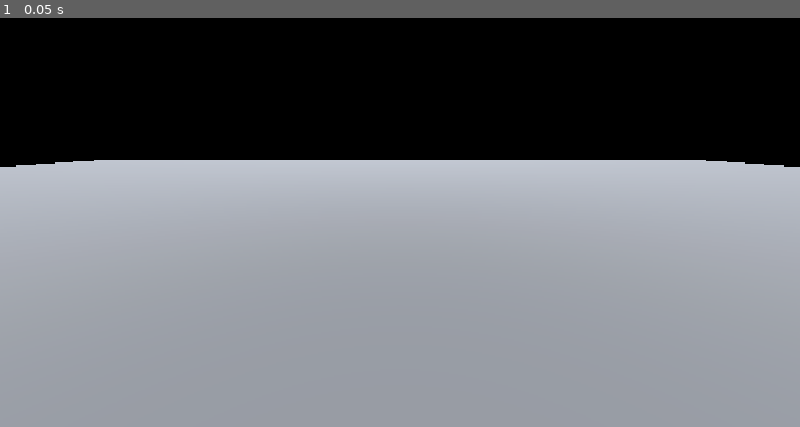
Above: before the commit, frame 1.
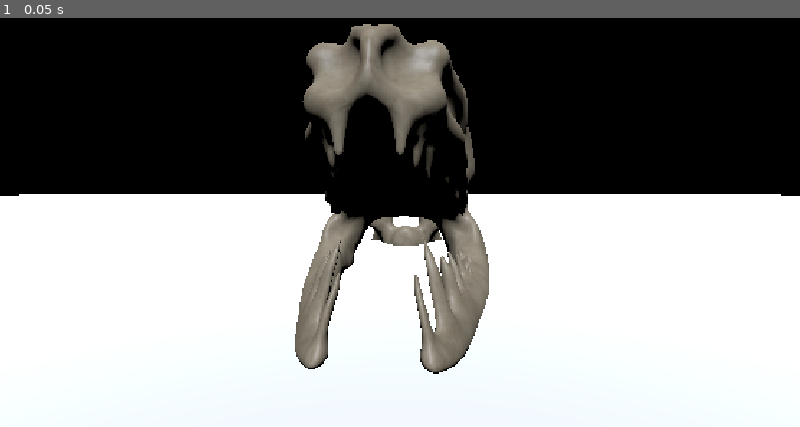
Above: after the commit, the same moment.

Repository: TheLavenderNarwhal/Mouse-Game-Repository
Game: Godot game, scene res://Mouse Game.tscn
Same seed, same stepped clock (60 frames per second), same inputs: the game is played once before the commit and once after it. Before the commit the project has no main scene; this scene is started directly in both runs.
Inputs:
- Up to frame 1 (0.05 s): no input

The runs differ from the first frame. In frame 1, 69% of the frame differs, in the area x 0-100%, y 1-100%.

Commit message:
3:05

Diff:
--- a/Mouse Game.tscn
+++ b/Mouse Game.tscn
@@ -1,4 +1,6 @@
 [gd_scene format=3 uid="uid://bo7rvjqf768sj"]
+
+[ext_resource type="PackedScene" uid="uid://d2jt8h0oor4yb" path="res://Giant Snake_TEXT.glb" id="1_s6mdv"]
 
 [sub_resource type="StandardMaterial3D" id="StandardMaterial3D_svtcy"]
 
@@ -16,7 +18,7 @@
 sky_custom_fov = 51.3
 sky_rotation = Vector3(-1.7296213, 0, 0)
 ambient_light_source = 3
-ambient_light_color = Color(0.78039217, 0.9098039, 0.7882353, 1)
+ambient_light_color = Color(0.78039217, 0.36078432, 0.7882353, 1)
 ambient_light_energy = 16.0
 reflected_light_source = 2
 glow_enabled = true
@@ -40,11 +42,15 @@
 environment = SubResource("Environment_bjcjn")
 
 [node name="Camera3D" type="Camera3D" parent="." unique_id=712034488]
-transform = Transform3D(1, 0, 0, 0, 0.97654796, 0.21530004, 0, -0.21530004, 0.97654796, 0, 1.8280386, 0)
+transform = Transform3D(1, 0, 0, 0, 0.9956356, 0.09332624, 0, -0.09332624, 0.9956356, 0, 1.9474348, 1.6422215)
+fov = 59.379005
 
 [node name="DirectionalLight3D" type="DirectionalLight3D" parent="." unique_id=1723107564]
 transform = Transform3D(1, 0, 0, 0, 0.55676603, 0.83066934, 0, -0.83066934, 0.55676603, 0, 10.853449, 0.6155846)
 light_color = Color(0.7067903, 0.72702336, 0.764347, 1)
-light_energy = 0.81
+light_energy = 2.27
 light_indirect_energy = 0.81
 light_volumetric_fog_energy = 2.206
+
+[node name="Giant Snake_TEXT" parent="." unique_id=1478634906 instance=ExtResource("1_s6mdv")]
+transform = Transform3D(-0.99813855, 0, 0.060987663, 0, 1, 0, -0.060987663, 0, -0.99813855, 0, 0, -5.7309165)
--- a/project.godot
+++ b/project.godot
@@ -11,6 +11,7 @@
 [application]
 
 config/name="Mouse Game godot"
+run/main_scene="uid://bo7rvjqf768sj"
 config/features=PackedStringArray("4.7", "Forward Plus")
 config/icon="res://icon.svg"
 
Binary file added: Giant Snake_TEXT.glb
Not shown, added: Giant Snake_TEXT.glb.import
Binary file added: Giant Snake_TEXT_Unnamed Layering Project_1_UniV_Grid_2K_UniV_Grid_2KBaseColor-2048x2048.png
Not shown, added: Giant Snake_TEXT_Unnamed Layering Project_1_UniV_Grid_2K_UniV_Grid_2KBaseColor-2048x2048.png.import
Binary file added: Giant Snake_TEXT_Unnamed Layering Project_UniV_Grid_2K_UniV_Grid_2KBaseColor-2048x2048.png
Not shown, added: Giant Snake_TEXT_Unnamed Layering Project_UniV_Grid_2K_UniV_Grid_2KBaseColor-2048x2048.png.import
